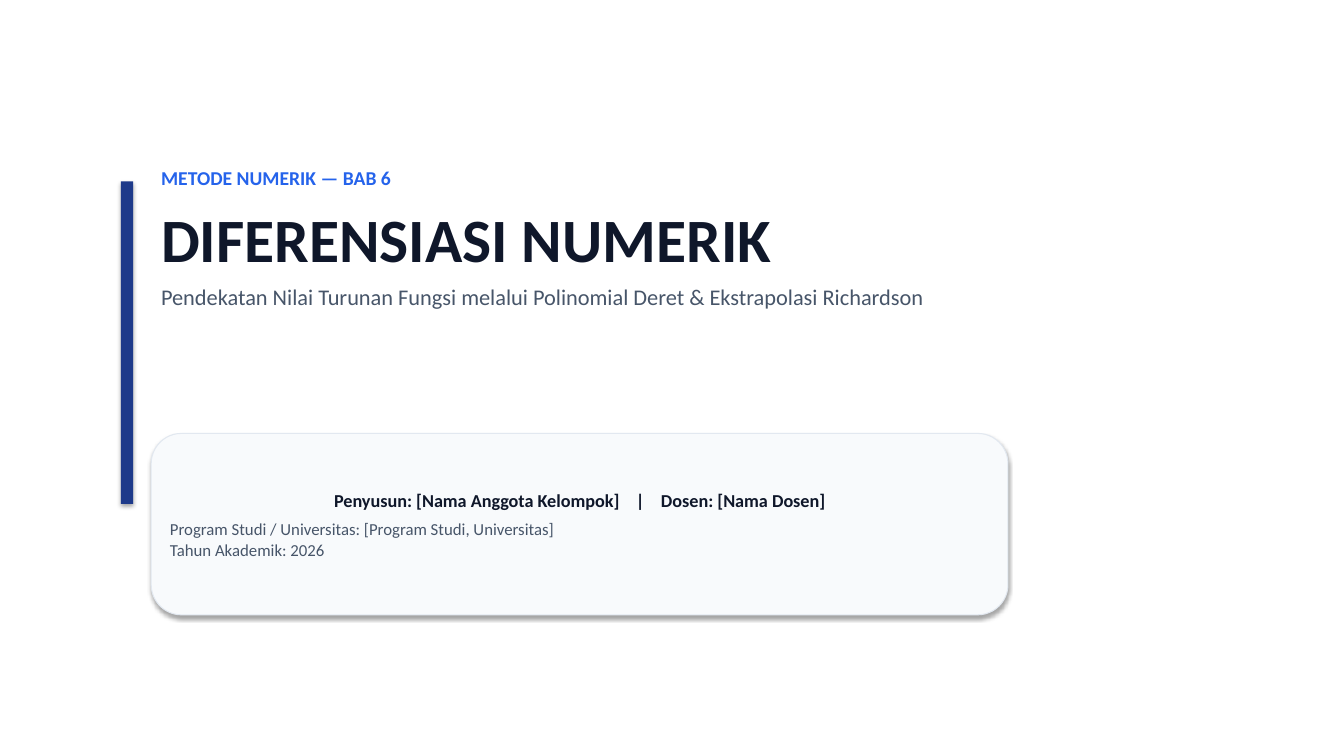
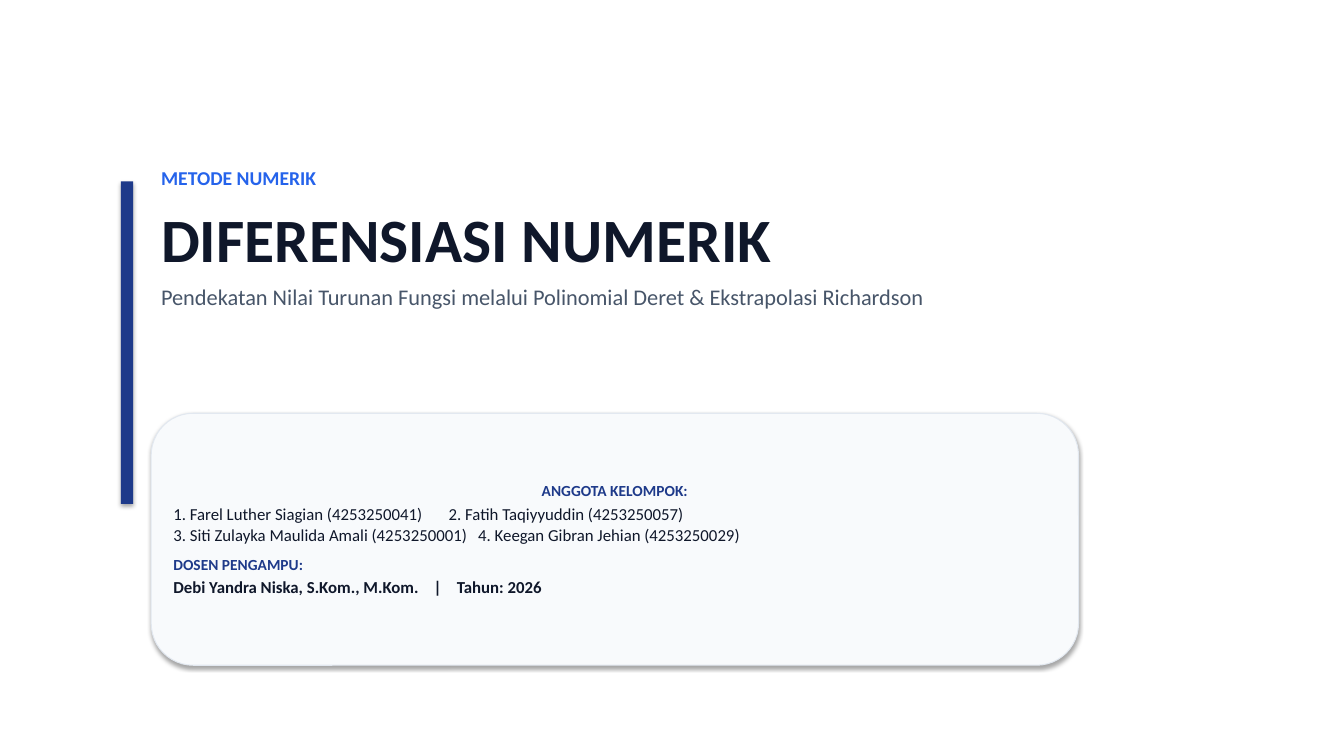
Before and after one commit to Moreyartea/Diferensiasi-Numerik, a slide deck: slide 1 of Diferensiasi_Numerik.pptx. Drawn at 1344x756 pixels with LibreOffice and Linux fonts; fonts in the diff are those of the drawing. Boxes give left, top, right and bottom in pixels: in the first picture for what was removed or moved away, otherwise in the second. Text is boxed around its words. In the diff, an @@ line names an element or a change of style, - is before the commit and + after.

```diff
--- a/Diferensiasi_Numerik.pptx
+++ b/Diferensiasi_Numerik.pptx
@@ text at [161,172,316,185]: text changed @@
-METODE NUMERIK — BAB 6
+METODE NUMERIK
@@ rounded rectangle "ANGGOTA KELOMPOK:": place and size @@
-rounded rectangle "ANGGOTA KELOMPOK:" at [151,434,1008,615]
+rounded rectangle "ANGGOTA KELOMPOK:" at [151,413,1079,665]
@@ text in rounded rectangle at [173,486,739,595]: text changed; text colour #475569 to #0F172A @@
-Penyusun: [Nama Anggota Kelompok] | Dosen: [Nama Dosen]
-Program Studi / Universitas: [Program Studi, Universitas]
-Tahun Akademik: 2026
+ANGGOTA KELOMPOK:
+1. Farel Luther Siagian (4253250041) 2. Fatih Taqiyyuddin (4253250057)
+3. Siti Zulayka Maulida Amali (4253250001) 4. Keegan Gibran Jehian (4253250029)
+DOSEN PENGAMPU:
+Debi Yandra Niska, S.Kom., M.Kom. | Tahun: 2026
```
Also in this commit, not shown: 10 other slides changed, 4 other files.
